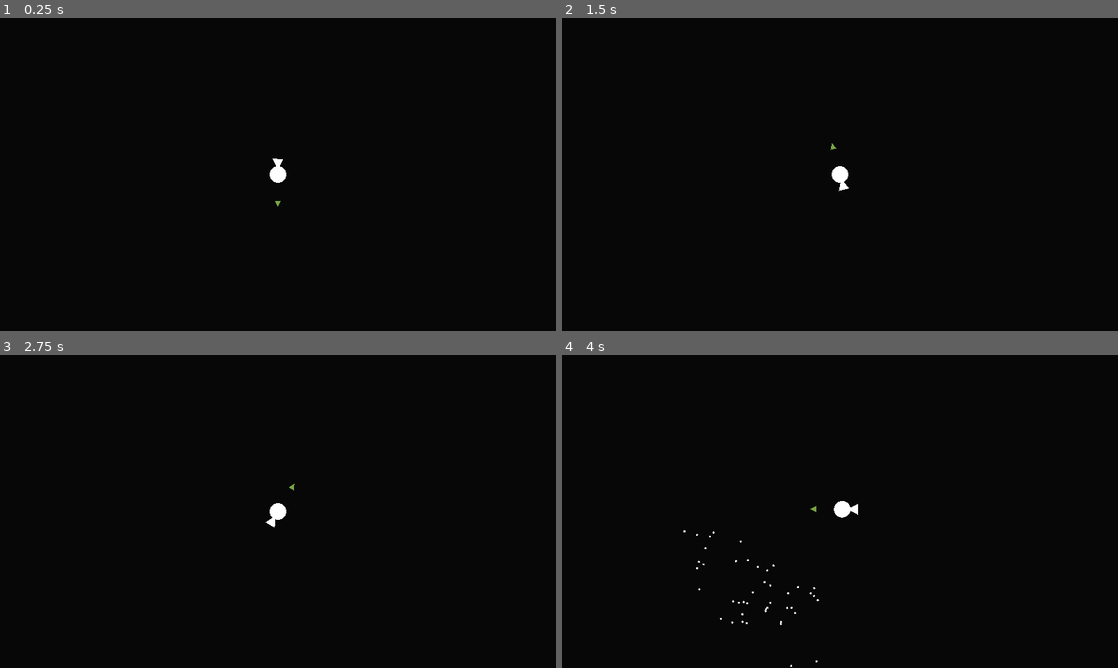
Above: before the commit, frames 1-4 (two rows, left to right).
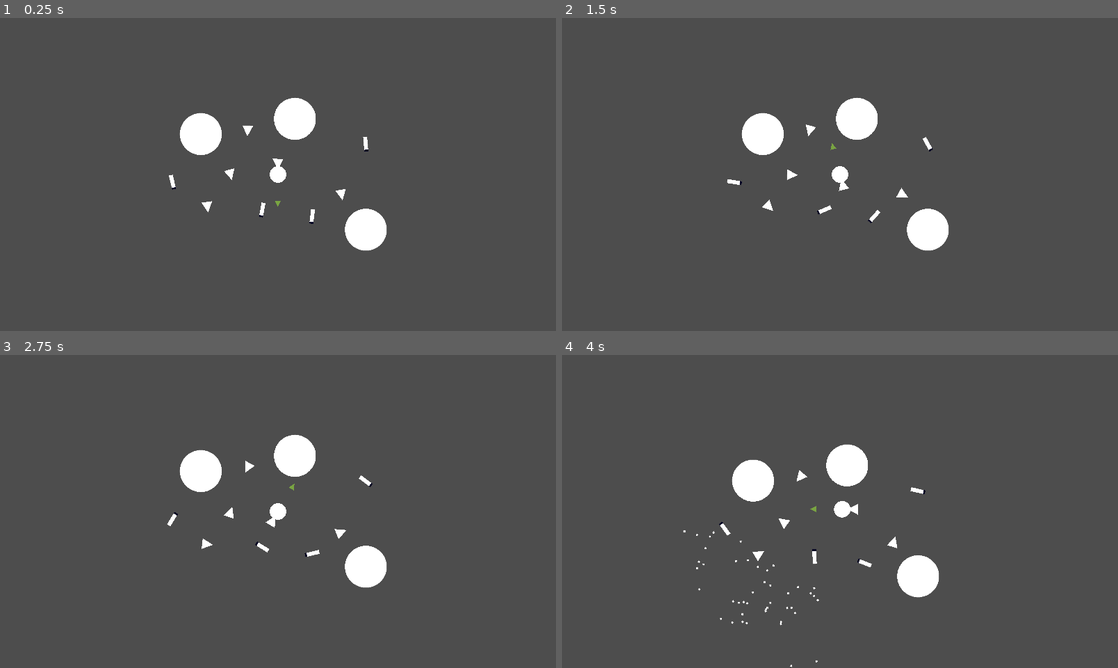
Above: after the commit, the same moments.

Repository: Leeway001Write/melonJam6
Game: Godot game, scene res://Levels/test-scene.tscn
Same seed, same stepped clock (60 frames per second), same inputs: the game is played once before the commit and once after it. Before the commit the project starts from res://Levels/world.tscn.
Inputs:
- Up to frame 1 (0.25 s): no input
- Up to frame 2 (1.5 s): hold D (right) 0.53-1.28 s; hold Space (fire) 0.53-1.28 s; hold A (left) from 1.28 s (still down); tap Space (fire) at 1.35 s
- Up to frame 3 (2.75 s): release A (left) at 2.03 s; hold D (right) from 2.03 s (still down); hold Space (fire) from 2.03 s (still down)
- Up to frame 4 (4 s): release D (right) at 2.78 s; release Space (fire) at 2.78 s; hold W (forward) 2.78-3.53 s; tap Space (fire) at 2.85 s; hold A (left) from 3.53 s (still down); hold Space (fire) from 3.53 s (still down)

The runs differ from the first frame. In frame 1, 100% of the frame differs, in the area x 0-100%, y 0-100%; in frame 2, 100%; in frame 3, 100%; in frame 4, 100%.

Commit message:
Fixed audio bug I hope

Diff:
--- a/escape-from-greenland/Prefabs/ship.tscn
+++ b/escape-from-greenland/Prefabs/ship.tscn
@@ -108,48 +108,56 @@
 stream = ExtResource("9_c2nu4")
 volume_db = -80.0
 autoplay = true
+playback_type = 1
 parameters/looping = true
 
 [node name="Bass" type="AudioStreamPlayer2D" parent="Camera2D/Audios"]
 stream = ExtResource("6_dpy1d")
 volume_db = -80.0
 autoplay = true
+playback_type = 1
 parameters/looping = true
 
 [node name="Arpeggiator" type="AudioStreamPlayer2D" parent="Camera2D/Audios"]
 stream = ExtResource("7_dgasq")
 volume_db = -80.0
 autoplay = true
+playback_type = 1
 parameters/looping = true
 
 [node name="KickAndSnare" type="AudioStreamPlayer2D" parent="Camera2D/Audios"]
 stream = ExtResource("5_o8k4e")
 volume_db = -80.0
 autoplay = true
+playback_type = 1
 parameters/looping = true
 
 [node name="Strings" type="AudioStreamPlayer2D" parent="Camera2D/Audios"]
 stream = ExtResource("8_okhf4")
 volume_db = -80.0
 autoplay = true
+playback_type = 1
 parameters/looping = true
 
 [node name="HiHat" type="AudioStreamPlayer2D" parent="Camera2D/Audios"]
 stream = ExtResource("4_cm1ru")
 volume_db = -80.0
 autoplay = true
+playback_type = 1
 parameters/looping = true
 
 [node name="Flute" type="AudioStreamPlayer2D" parent="Camera2D/Audios"]
 stream = ExtResource("10_uc7nm")
 volume_db = -80.0
 autoplay = true
+playback_type = 1
 parameters/looping = true
 
 [node name="Brass" type="AudioStreamPlayer2D" parent="Camera2D/Audios"]
 stream = ExtResource("11_7cayt")
 volume_db = -80.0
 autoplay = true
+playback_type = 1
 parameters/looping = true
 
 [node name="Arrow" type="Node2D" parent="."]
--- a/escape-from-greenland/project.godot
+++ b/escape-from-greenland/project.godot
@@ -11,7 +11,7 @@
 [application]
 
 config/name="Escape from Greenland"
-run/main_scene="uid://yueyhrgmxpo4"
+run/main_scene="uid://run54ss7343y"
 config/features=PackedStringArray("4.4", "GL Compatibility")
 config/icon="res://icon.svg"
 
Not shown, changed: escape-from-greenland/export_presets.cfg
